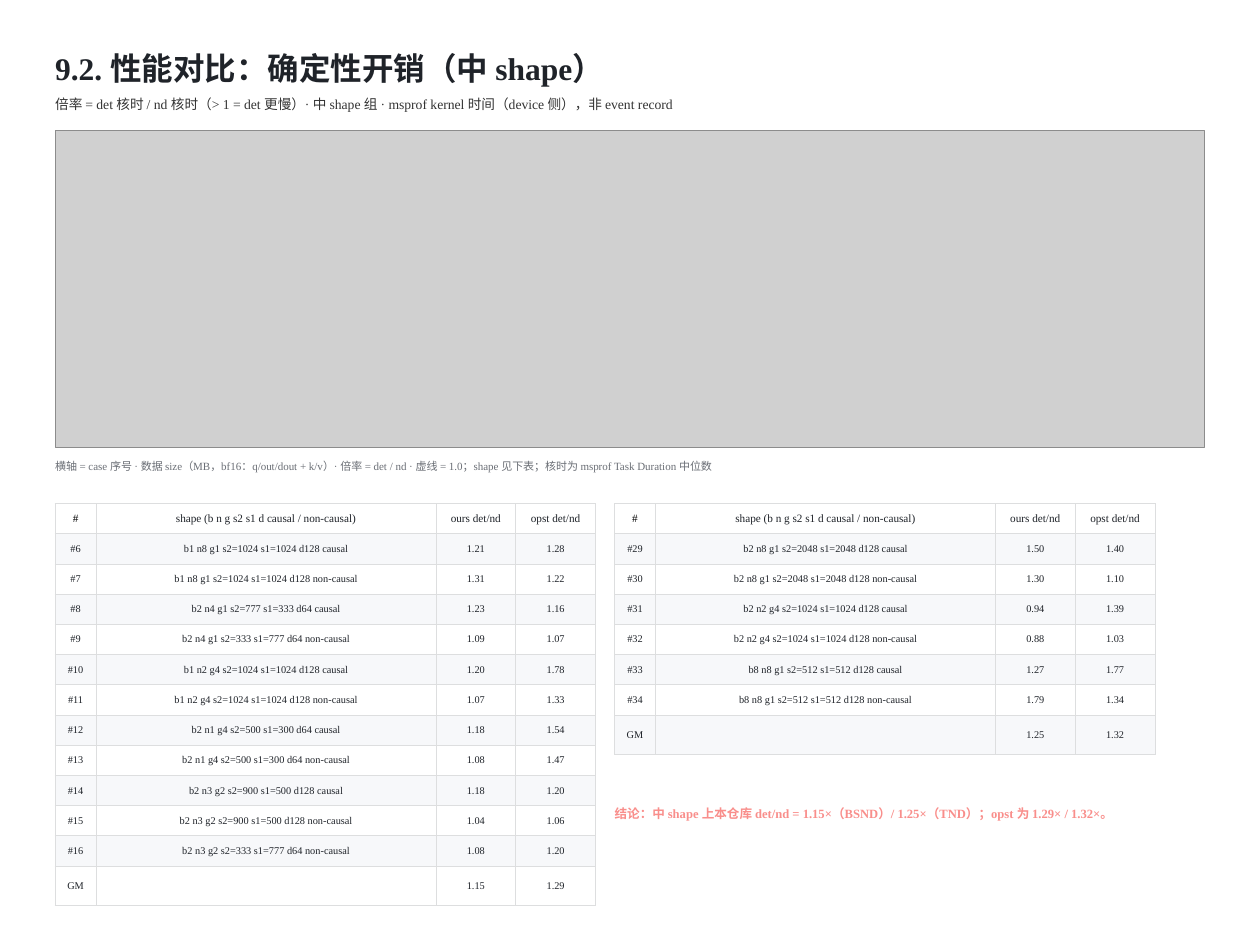
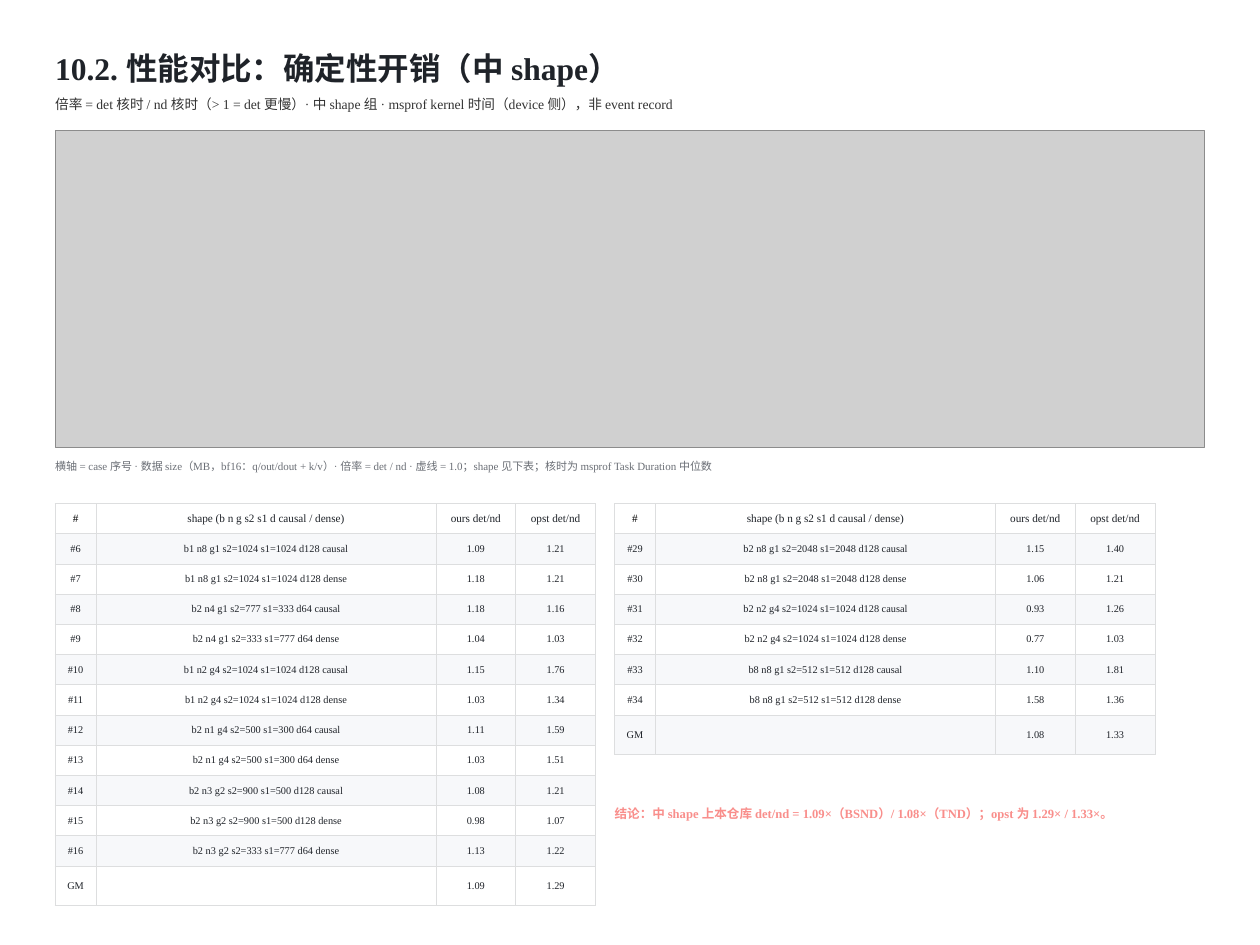
Before and after one commit to guomc9/SeeTen, a slide deck: slide 22 of cases/flash-attention-det-accum/out/v3-index-schedules.pptx (slide 20 before the commit). Drawn at 1260x945 pixels with LibreOffice and Linux fonts; fonts in the diff are those of the drawing; grey boxes stand for pictures. Boxes give left, top, right and bottom in pixels: in the first picture for what was removed or moved away, otherwise in the second. Text is boxed around its words. In the diff, an @@ line names an element or a change of style, - is before the commit and + after.

```diff
--- a/cases/flash-attention-det-accum/out/v3-index-schedules.pptx
+++ b/cases/flash-attention-det-accum/out/v3-index-schedules.pptx
@@ text at (x1=55, y1=53, x2=620, y2=86): text changed @@
-9.2. 性能对比：确定性开销（中 shape）
+10.2. 性能对比：确定性开销（中 shape）
@@ table at (x1=55, y1=503, x2=596, y2=896) @@
-row 1, column 2: shape (b n g s2 s1 d causal / non-causal)
+row 1, column 2: shape (b n g s2 s1 d causal / dense)
-row 2, column 3: 1.21
+row 2, column 3: 1.09
-row 2, column 4: 1.28
+row 2, column 4: 1.21
-row 3: #7 | b1 n8 g1 s2=1024 s1=1024 d128 non-causal | 1.31 | 1.22
+row 3: #7 | b1 n8 g1 s2=1024 s1=1024 d128 dense | 1.18 | 1.21
-row 4, column 3: 1.23
+row 4, column 3: 1.18
-row 5: #9 | b2 n4 g1 s2=333 s1=777 d64 non-causal | 1.09 | 1.07
+row 5: #9 | b2 n4 g1 s2=333 s1=777 d64 dense | 1.04 | 1.03
-row 6, column 3: 1.20
+row 6, column 3: 1.15
-row 6, column 4: 1.78
+row 6, column 4: 1.76
-row 7: #11 | b1 n2 g4 s2=1024 s1=1024 d128 non-causal | 1.07 | 1.33
+row 7: #11 | b1 n2 g4 s2=1024 s1=1024 d128 dense | 1.03 | 1.34
-row 8, column 3: 1.18
+row 8, column 3: 1.11
-row 8, column 4: 1.54
+row 8, column 4: 1.59
-row 9: #13 | b2 n1 g4 s2=500 s1=300 d64 non-causal | 1.08 | 1.47
+row 9: #13 | b2 n1 g4 s2=500 s1=300 d64 dense | 1.03 | 1.51
-row 10, column 3: 1.18
+row 10, column 3: 1.08
-row 10, column 4: 1.20
+row 10, column 4: 1.21
-row 11: #15 | b2 n3 g2 s2=900 s1=500 d128 non-causal | 1.04 | 1.06
+row 11: #15 | b2 n3 g2 s2=900 s1=500 d128 dense | 0.98 | 1.07
-row 12: #16 | b2 n3 g2 s2=333 s1=777 d64 non-causal | 1.08 | 1.20
+row 12: #16 | b2 n3 g2 s2=333 s1=777 d64 dense | 1.13 | 1.22
-row 13, column 3: 1.15
+row 13, column 3: 1.09
@@ table at (x1=615, y1=503, x2=1155, y2=745) @@
-row 1, column 2: shape (b n g s2 s1 d causal / non-causal)
+row 1, column 2: shape (b n g s2 s1 d causal / dense)
-row 2, column 3: 1.50
+row 2, column 3: 1.15
-row 3: #30 | b2 n8 g1 s2=2048 s1=2048 d128 non-causal | 1.30 | 1.10
+row 3: #30 | b2 n8 g1 s2=2048 s1=2048 d128 dense | 1.06 | 1.21
-row 4, column 3: 0.94
+row 4, column 3: 0.93
-row 4, column 4: 1.39
+row 4, column 4: 1.26
-row 5, column 2: b2 n2 g4 s2=1024 s1=1024 d128 non-causal
+row 5, column 2: b2 n2 g4 s2=1024 s1=1024 d128 dense
-row 5, column 3: 0.88
+row 5, column 3: 0.77
-row 6, column 3: 1.27
+row 6, column 3: 1.10
-row 6, column 4: 1.77
+row 6, column 4: 1.81
-row 7: #34 | b8 n8 g1 s2=512 s1=512 d128 non-causal | 1.79 | 1.34
+row 7: #34 | b8 n8 g1 s2=512 s1=512 d128 dense | 1.58 | 1.36
-row 8, column 3: 1.25
+row 8, column 3: 1.08
-row 8, column 4: 1.32
+row 8, column 4: 1.33
@@ text at (x1=615, y1=807, x2=1113, y2=821): text changed @@
-结论：中 shape 上本仓库 det/nd = 1.15×（BSND）/ 1.25×（TND）；opst 为 1.29× / 1.32×。
+结论：中 shape 上本仓库 det/nd = 1.09×（BSND）/ 1.08×（TND）；opst 为 1.29× / 1.33×。
```
Also in this commit, not shown: 26 other slides changed, 2 slides added, 12 other files.
